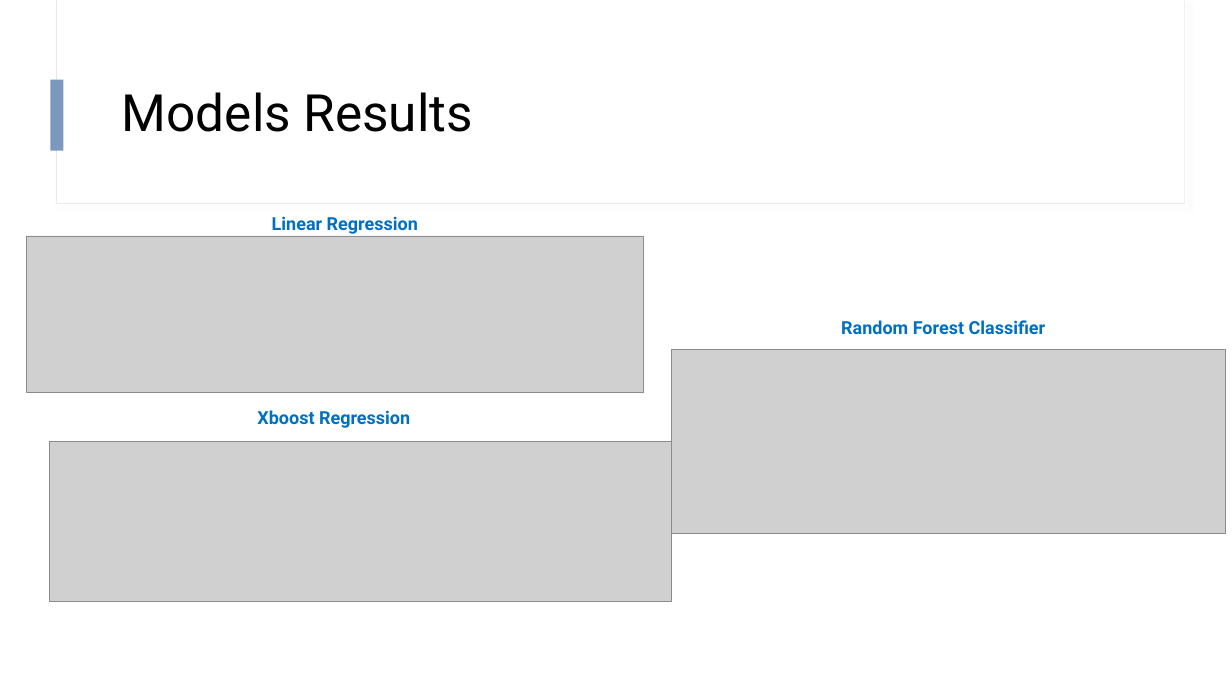
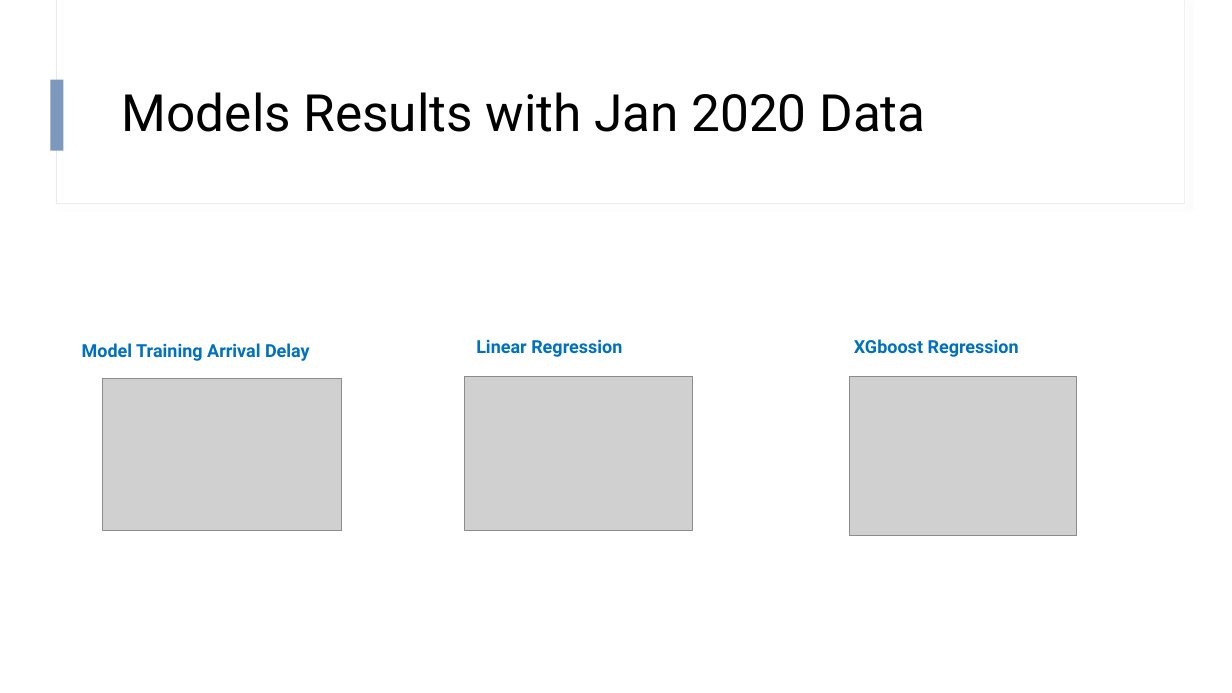
Before and after one commit to hapl/predict-flight-delays, a slide deck: slide 11 of output/presentation/Project_presentation_v2.pptx. Drawn at 1232x693 pixels with LibreOffice and Linux fonts; fonts in the diff are those of the drawing; grey boxes stand for pictures. Boxes give left, top, right and bottom in pixels: in the first picture for what was removed or moved away, otherwise in the second. Text is boxed around its words. In the diff, an @@ line names an element or a change of style, - is before the commit and + after.

```diff
--- a/output/presentation/Project_presentation_v2.pptx
+++ b/output/presentation/Project_presentation_v2.pptx
@@ title at (x1=122, y1=92, x2=925, y2=132): text changed @@
-Models Results
+Models Results with Jan 2020 Data
@@ picture removed at (x1=26, y1=236, x2=644, y2=393) @@
@@ text removed at (x1=841, y1=320, x2=1046, y2=334) @@
-Random Forest Classifier
@@ text added at (x1=82, y1=343, x2=310, y2=361), 14 pt, text #0070C0, bold @@
+Model Training Arrival Delay
@@ text "Linear Regression" moved from (x1=272, y1=216, x2=418, y2=234) to (x1=476, y1=339, x2=622, y2=357) @@
@@ picture removed at (x1=671, y1=349, x2=1226, y2=533) @@
@@ text at (x1=854, y1=339, x2=1019, y2=357): text changed @@
-Xboost Regression
+XGboost Regression
@@ picture added at (x1=103, y1=378, x2=341, y2=531) @@
@@ picture added at (x1=465, y1=376, x2=693, y2=531) @@
@@ picture added at (x1=849, y1=376, x2=1077, y2=536) @@
@@ picture removed at (x1=49, y1=442, x2=671, y2=602) @@
```
Also in this commit, not shown: 5 other slides changed, 1 slide added, 2 slides removed.
